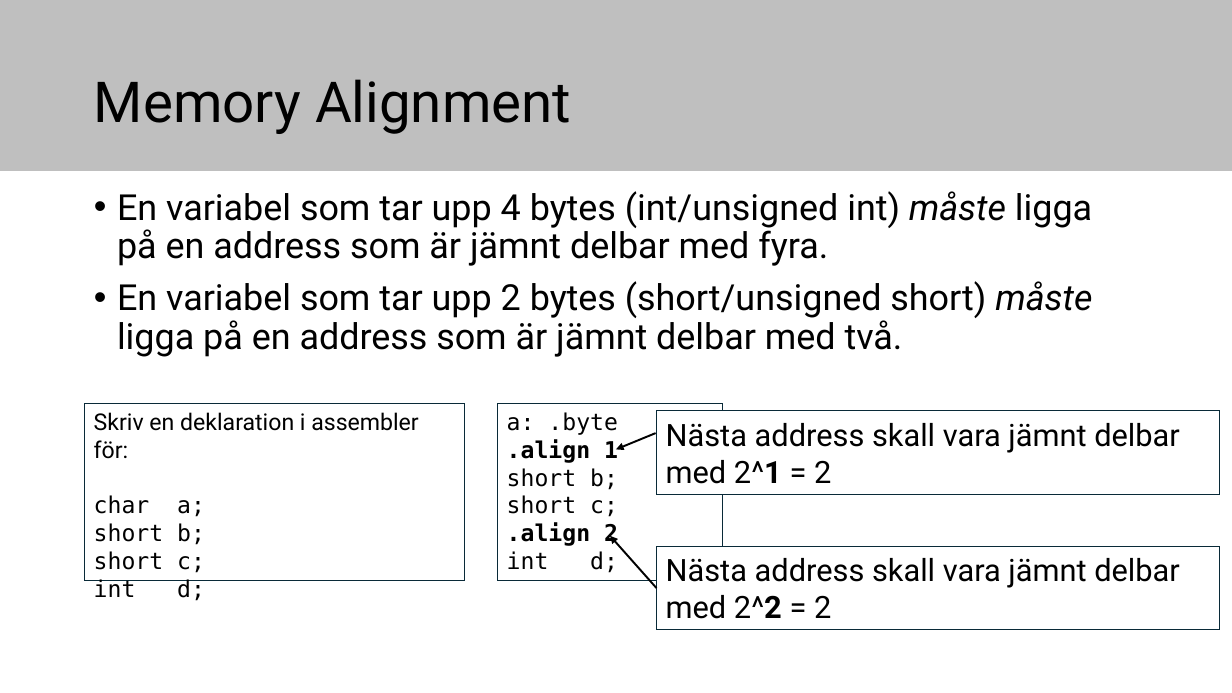
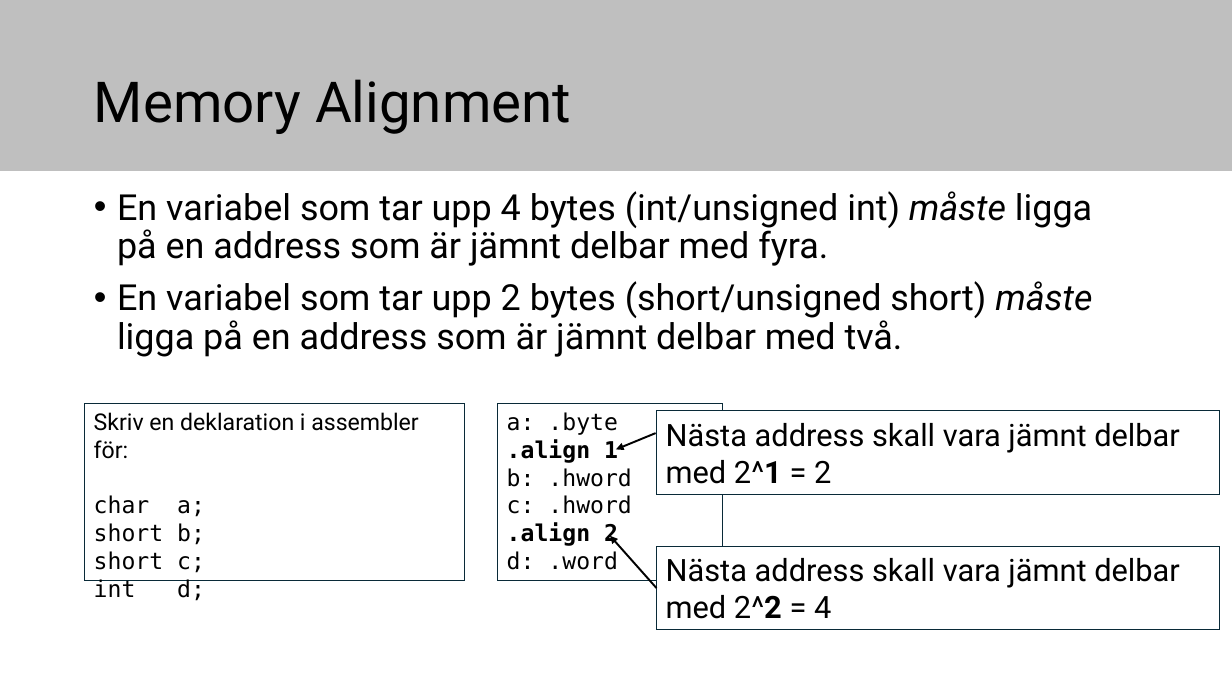
Before and after one commit to elias-at-chalmers/mop-lecture_notes-mirror, a slide deck: slide 40 of slides/lecture02-assembly1.pptx (slide 36 before the commit). Drawn at 1232x693 pixels with LibreOffice and Linux fonts; fonts in the diff are those of the drawing. Boxes give left, top, right and bottom in pixels: in the first picture for what was removed or moved away, otherwise in the second. Text is boxed around its words. In the diff, an @@ line names an element or a change of style, - is before the commit and + after.

```diff
--- a/slides/lecture02-assembly1.pptx
+++ b/slides/lecture02-assembly1.pptx
@@ text in rectangle at (x1=507, y1=468, x2=631, y2=514): text changed @@
-short b;
-short c;
+b: .hword
+c: .hword
@@ text in rectangle at (x1=507, y1=551, x2=618, y2=570): text changed @@
-int d;
+d: .word
@@ text in rectangle at (x1=666, y1=558, x2=1180, y2=619): text changed @@
-Nästa address skall vara jämnt delbar med 2^2 = 2
+Nästa address skall vara jämnt delbar med 2^2 = 4
```
Also in this commit, not shown: 6 other slides changed, 5 slides added, 1 slide removed.
